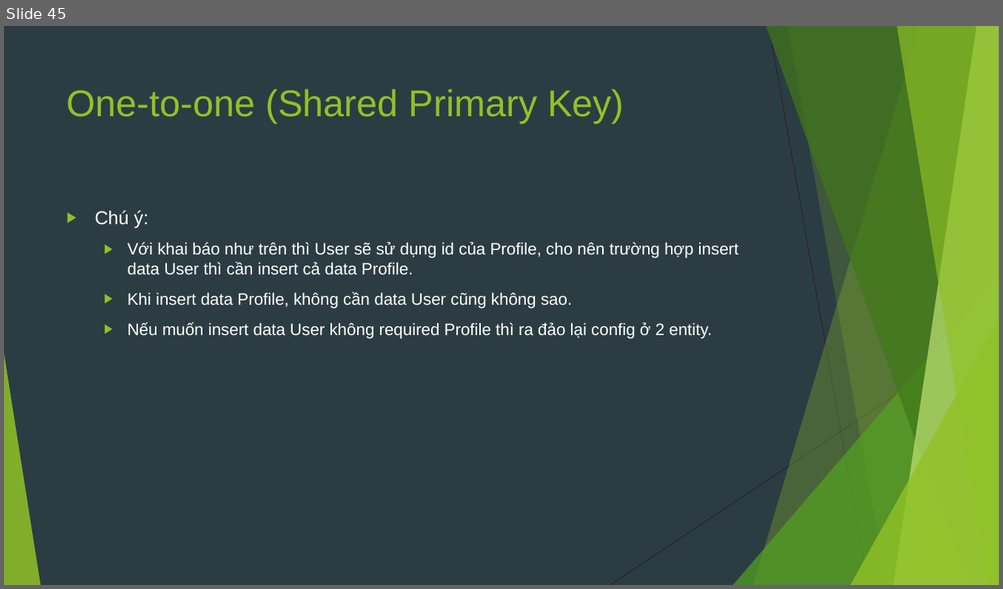
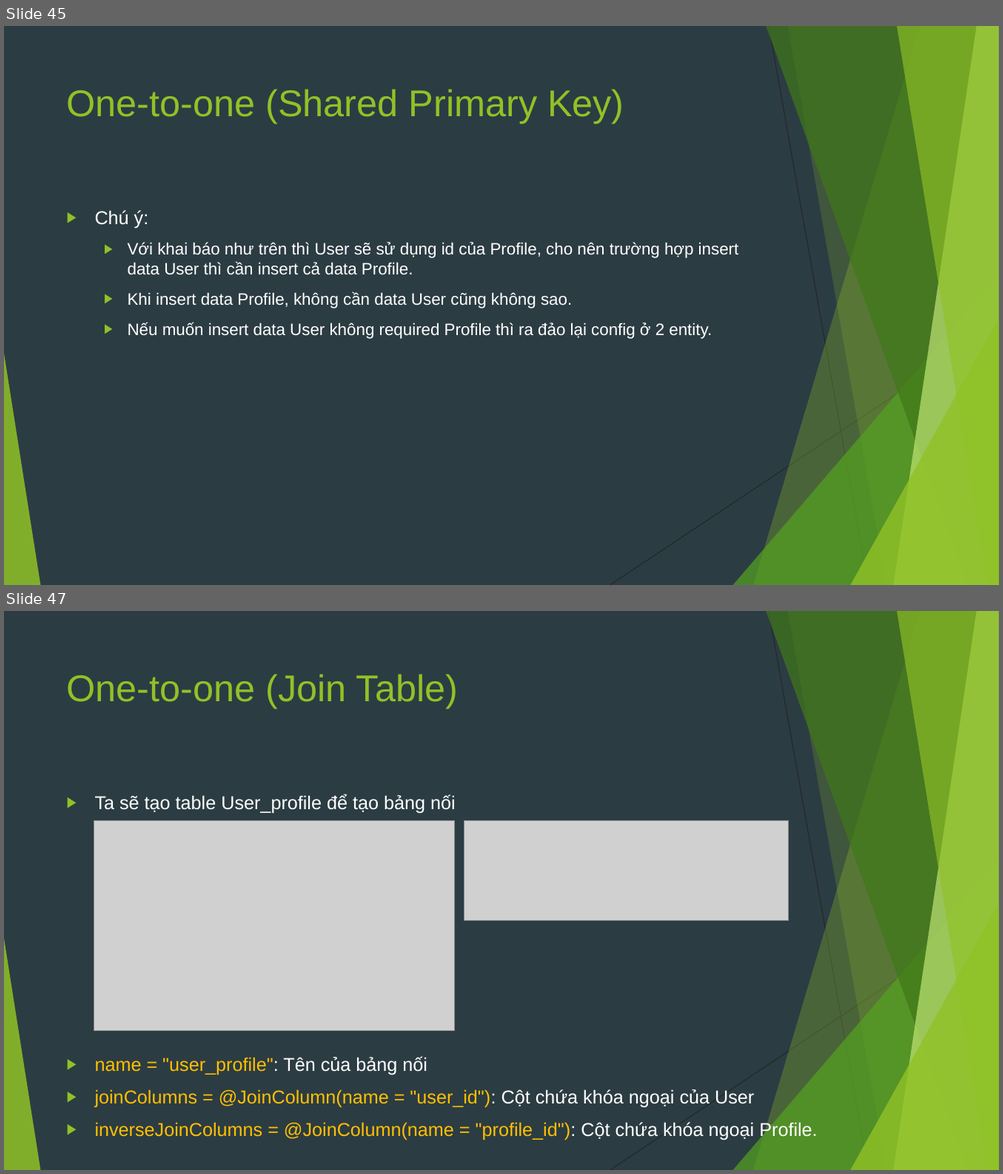
Before and after one commit to sobbingwind/SpringBoot, a slide deck: 07.Spring Data JPA.pptx. Shown one above the other, each under a label of ours: slide 45 before the commit, slides 45 and 47 after it; the slides between them are not shown. The pictures are 1003x589 and 1003x1174 pixels, drawn with LibreOffice and Linux fonts; fonts in the diff are those of the drawing; grey boxes stand for pictures. Boxes give left, top, right and bottom in pixels: in the first picture for what was removed or moved away, otherwise in the second. Text is boxed around its words. In the diff, an @@ line names an element or a change of style, - is before the commit and + after.

```diff
--- a/07.Spring Data JPA.pptx
+++ b/07.Spring Data JPA.pptx
@@ slide 47 added at (x1=4, y1=611, x2=999, y2=1170), background #2C3C43; not listed: 10 template elements that a slide beside it also shows @@
@@ title added at (x1=67, y1=674, x2=458, y2=709), 36 pt, text #90C226 @@
+One-to-one (Join Table)
@@ text added at (x1=95, y1=795, x2=817, y2=1141), 18 pt, text #FFC000 @@
+▶ Ta sẽ tạo table User_profile để tạo bảng nối
+▶ name = "user_profile": Tên của bảng nối
+▶ joinColumns = @JoinColumn(name = "user_id"): Cột chứa khóa ngoại của User
+▶ inverseJoinColumns = @JoinColumn(name = "profile_id"): Cột chứa khóa ngoại Profile.
@@ picture added at (x1=94, y1=820, x2=454, y2=1031) @@
@@ picture added at (x1=464, y1=820, x2=788, y2=920) @@
```
Also in this commit, not shown: 3 slides changed, 25 other slides added.
